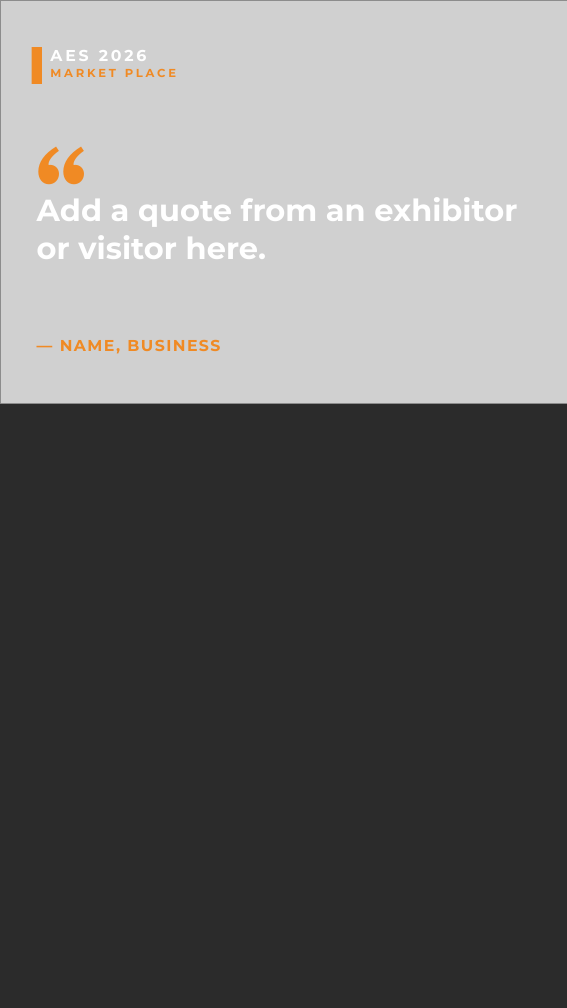
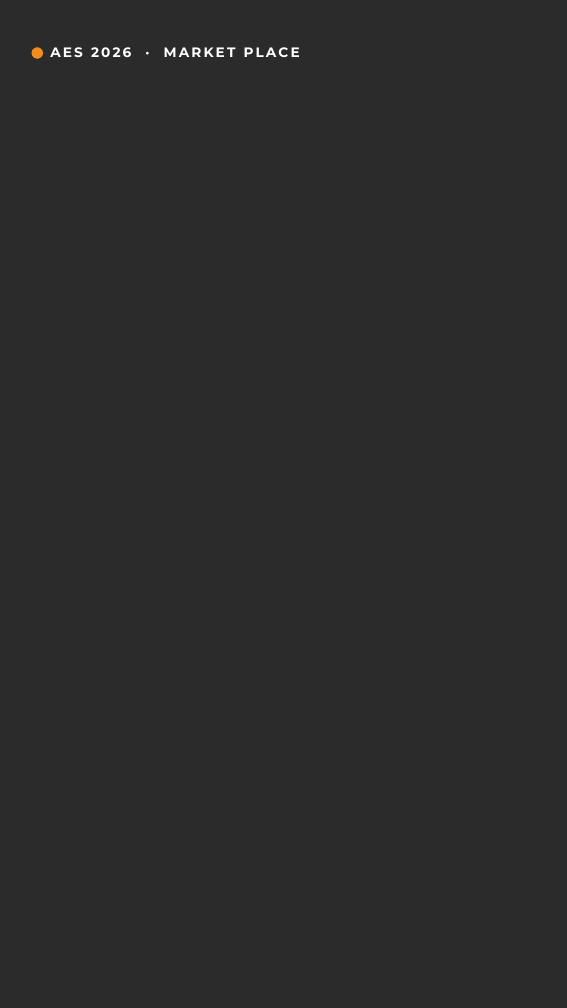
Before and after one commit to Okidoki9903/canva-templates, a slide deck: slide 5 of templates/03-market-place.pptx (slide 4 before the commit). Drawn at 567x1008 pixels with LibreOffice and Linux fonts; fonts in the diff are those of the drawing; grey boxes stand for pictures; background and template pictures are left out; a plain dark background stands for a picture behind light text. Boxes give left, top, right and bottom in pixels: in the first picture for what was removed or moved away, otherwise in the second. Text is boxed around its words. In the diff, an @@ line names an element or a change of style, - is before the commit and + after.

```diff
--- a/templates/03-market-place.pptx
+++ b/templates/03-market-place.pptx
@@ picture removed at [0,0,567,403] @@
@@ rectangle removed at [31,47,42,84] @@
@@ rounded rectangle added at [31,47,43,59], fill #F28C1E @@
@@ text at [50,47,300,57]: text changed; size 22.5 to 19.5 pt @@
-AES 2026
+AES 2026 · MARKET PLACE
@@ text removed at [50,69,176,77] @@
-MARKET PLACE
@@ text removed at [37,121,100,205] @@
-“
@@ text removed at [37,197,517,259] @@
-Add a quote from an exhibitor or visitor here.
@@ text removed at [60,340,220,354] @@
-— NAME, BUSINESS
```
Also in this commit, not shown: 2 other slides changed, 3 slides added, 2 slides removed, 51 other files.
